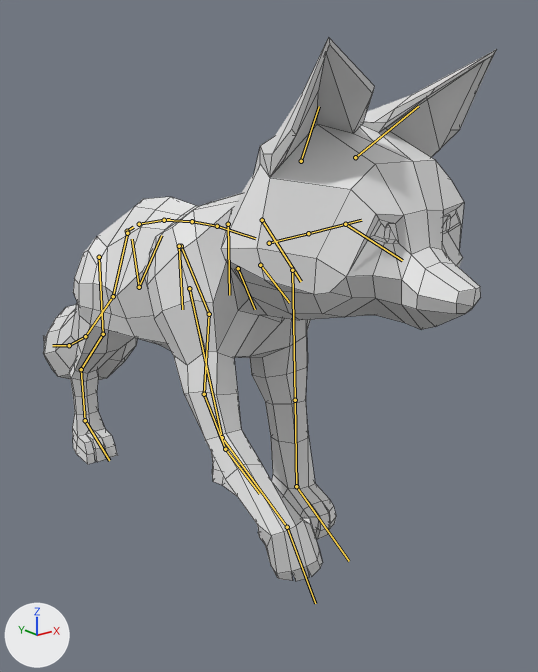
One commit to the FBX model Assets/Prefabs/Generation/Entities/Fox/fox.fbx: the scene before it, then after it.
The view is the same before and after, from a 50 mm camera at (-3.21, -5.05, 1.12) aimed at (0.56, -0.33, -0.76). Every picture has the same lights, and +X, +Y and +Z are marked at lower left. Both versions are drawn at frame 12 of the action 'regular|walk'; the numbers are the values there. The bones that bend it are drawn over the model as lines. Mesh edges are drawn as thin lines.
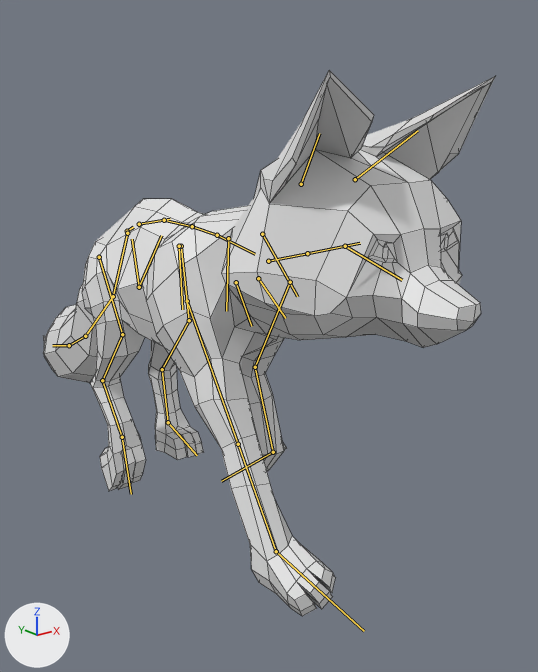
What the commit changed:
Bone 'spine.006' (bone_spine_006) turns from (-3, 0, 0) to (2, 0, 0) degrees about its own x, y and z.
Bone 'spine.009' (bone_spine_009) turns from (71, 0, 0) to (66, 0, 0) degrees about its own x, y and z.
Bone 'spine.011' (bone_spine_011) turns from (-25, 0, 0) to (-29, 0, 0) degrees about its own x, y and z.
Bone 'front_thigh.L' (bone_front_thigh_l) turns from (-5, 2, 0) to (26, 3, -4) degrees about its own x, y and z.
Bone 'front_shin.L' (bone_front_shin_l) turns from (13, 0, -3) to (-51, 5, 11) degrees about its own x, y and z.
Bone 'front_foot.L' (bone_front_foot_l) turns from (17, -1, 0) to (158, 2, -11) degrees about its own x, y and z.
Bone 'front_thigh.R' (bone_front_thigh_r) turns from (-25, 0, 2) to (-39, -2, 1) degrees about its own x, y and z.
Bone 'front_shin.R' (bone_front_shin_r) turns from (-19, -1, -5) to (13, 0, 3) degrees about its own x, y and z.
Bone 'front_foot.R' (bone_front_foot_r) turns from (133, -9, 38) to (48, 31, 17) degrees about its own x, y and z.
Bone 'thigh.L' (bone_thigh_l) turns from (-22, -1, 0) to (7, -1, 0) degrees about its own x, y and z.
Bone 'shin.L' (bone_shin_l) turns from (-16, 0, 0) to (-11, 0, 0) degrees about its own x, y and z.
Bone 'foot.L' (bone_foot_l) turns from (17, 0, 1) to (13, 0, 0) degrees about its own x, y and z.
Bone 'toe.L' (bone_toe_l) turns from (-30, 0, 0) to (8, -2, -1) degrees about its own x, y and z.
Bone 'thigh.R' (bone_thigh_r) turns from (19, 0, -1) to (-14, 0, 0) degrees about its own x, y and z.
Bone 'shin.R' (bone_shin_r) turns from (-12, 0, 0) to (14, 0, 0) degrees about its own x, y and z.
Bone 'foot.R' (bone_foot_r) turns from (13, 0, 0) to (-16, 0, 1) degrees about its own x, y and z.
Bone 'toe.R' (bone_toe_r) turns from (11, -1, -1) to (-79, 0, 0) degrees about its own x, y and z.

What differs and where, as boxes [x1, y1, x2, y2] in the pictures (538 x 672 px):
'Plane', posed
    before: [43, 37, 497, 581]
    after: [43, 70, 496, 616]
bone 'spine.006', root to tip
    before: (164, 220) to (192, 221)
    after: (164, 220) to (192, 226)
bone 'spine.009', root to tip
    before: (269, 243) to (308, 233)
    after: (268, 261) to (307, 253)
bone 'spine.011', root to tip
    before: (345, 224) to (402, 260)
    after: (345, 246) to (402, 280)
bone 'front_thigh.L', root to tip
    before: (292, 270) to (295, 400)
    after: (290, 282) to (255, 367)
bone 'front_shin.L', root to tip
    before: (295, 400) to (296, 486)
    after: (255, 367) to (273, 452)
bone 'front_foot.L', root to tip
    before: (296, 486) to (349, 561)
    after: (273, 452) to (221, 481)
bone 'front_thigh.R', root to tip
    before: (189, 288) to (222, 437)
    after: (187, 301) to (238, 444)
bone 'front_shin.R', root to tip
    before: (222, 437) to (287, 527)
    after: (238, 444) to (276, 551)
bone 'front_foot.R', root to tip
    before: (287, 527) to (315, 603)
    after: (276, 551) to (364, 631)
bone 'thigh.L', root to tip
    before: (181, 246) to (209, 314)
    after: (181, 246) to (189, 320)
bone 'shin.L', root to tip
    before: (209, 314) to (204, 394)
    after: (189, 320) to (162, 369)
bone 'foot.L', root to tip
    before: (204, 394) to (225, 449)
    after: (162, 369) to (168, 422)
bone 'toe.L', root to tip
    before: (225, 449) to (259, 493)
    after: (168, 422) to (197, 455)
bone 'thigh.R', root to tip
    before: (99, 257) to (103, 334)
    after: (99, 257) to (122, 334)
bone 'shin.R', root to tip
    before: (103, 334) to (81, 369)
    after: (122, 334) to (102, 380)
bone 'foot.R', root to tip
    before: (81, 369) to (85, 420)
    after: (102, 380) to (122, 437)
bone 'toe.R', root to tip
    before: (85, 420) to (109, 460)
    after: (122, 437) to (131, 494)
